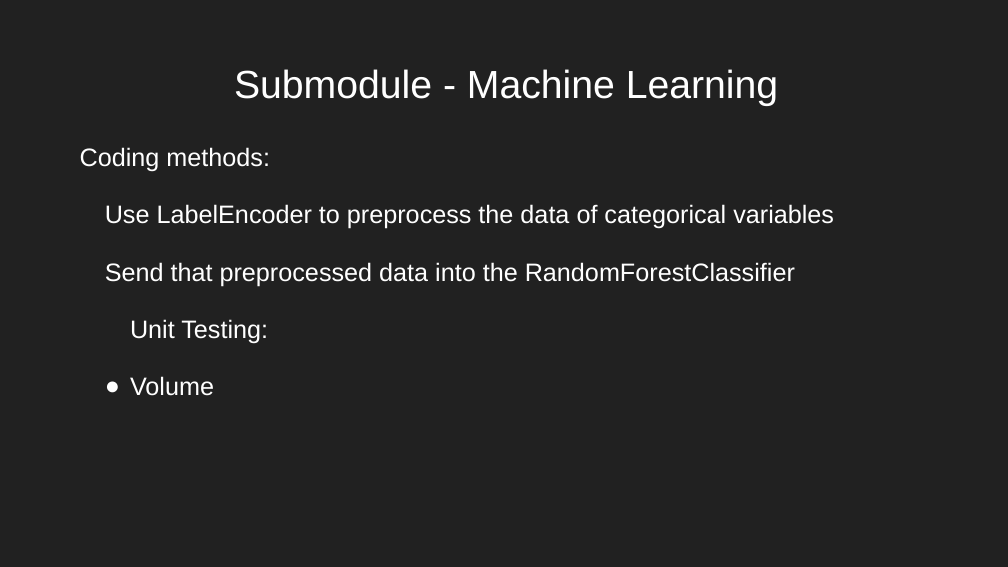
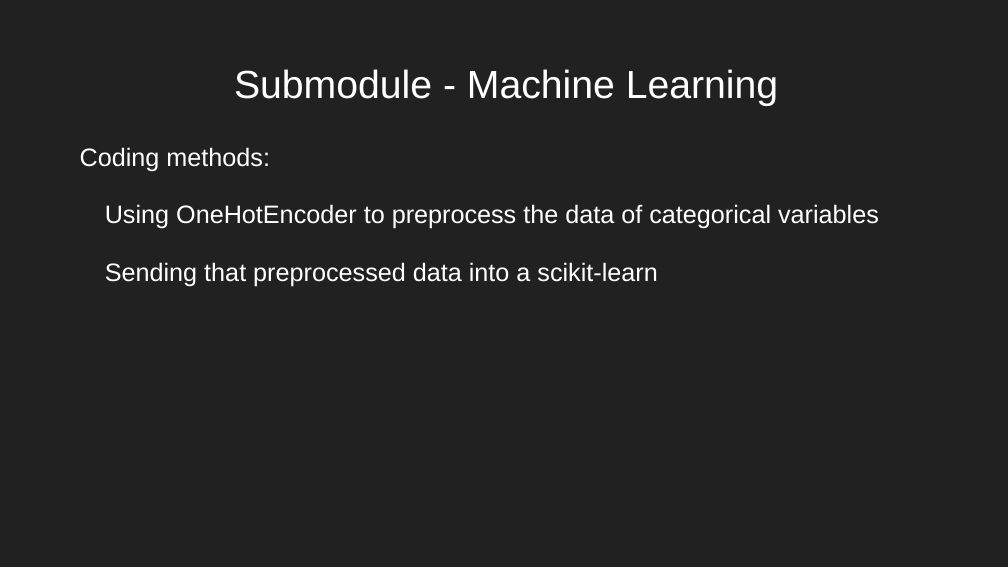
Before and after one commit to nreader72/NostraDomicile, a slide deck: slide 47 of docs/Progress_Reports/NostraDomicile (6).pptx (slide 53 before the commit). Drawn at 1008x567 pixels with LibreOffice and Linux fonts; fonts in the diff are those of the drawing; background and template pictures are left out. Boxes give left, top, right and bottom in pixels: in the first picture for what was removed or moved away, otherwise in the second. Text is boxed around its words. In the diff, an @@ line names an element or a change of style, - is before the commit and + after.

```diff
--- a/docs/Progress_Reports/NostraDomicile (6).pptx
+++ b/docs/Progress_Reports/NostraDomicile (6).pptx
@@ text at (105,204,879,286): text changed @@
-Use LabelEncoder to preprocess the data of categorical variables
-Send that preprocessed data into the RandomForestClassifier
-Unit Testing:
-● Volume
+Using OneHotEncoder to preprocess the data of categorical variables
+Sending that preprocessed data into a scikit-learn
```
Also in this commit, not shown: 9 other slides changed, 3 slides added, 4 slides removed.
